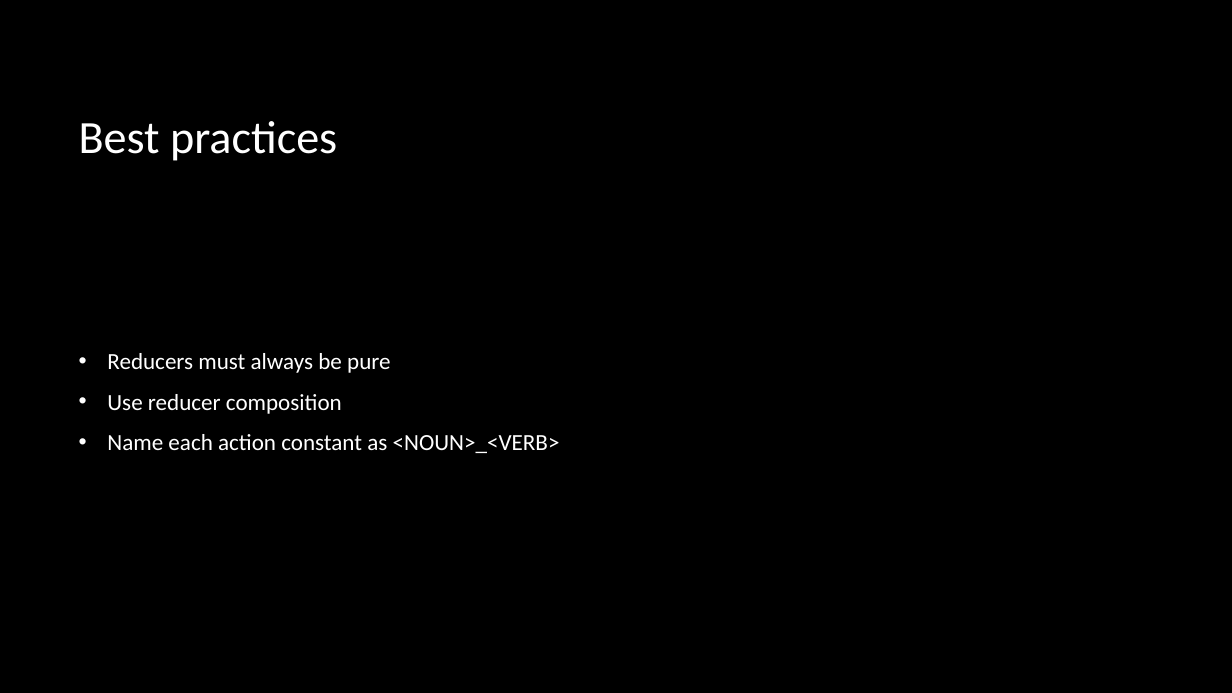
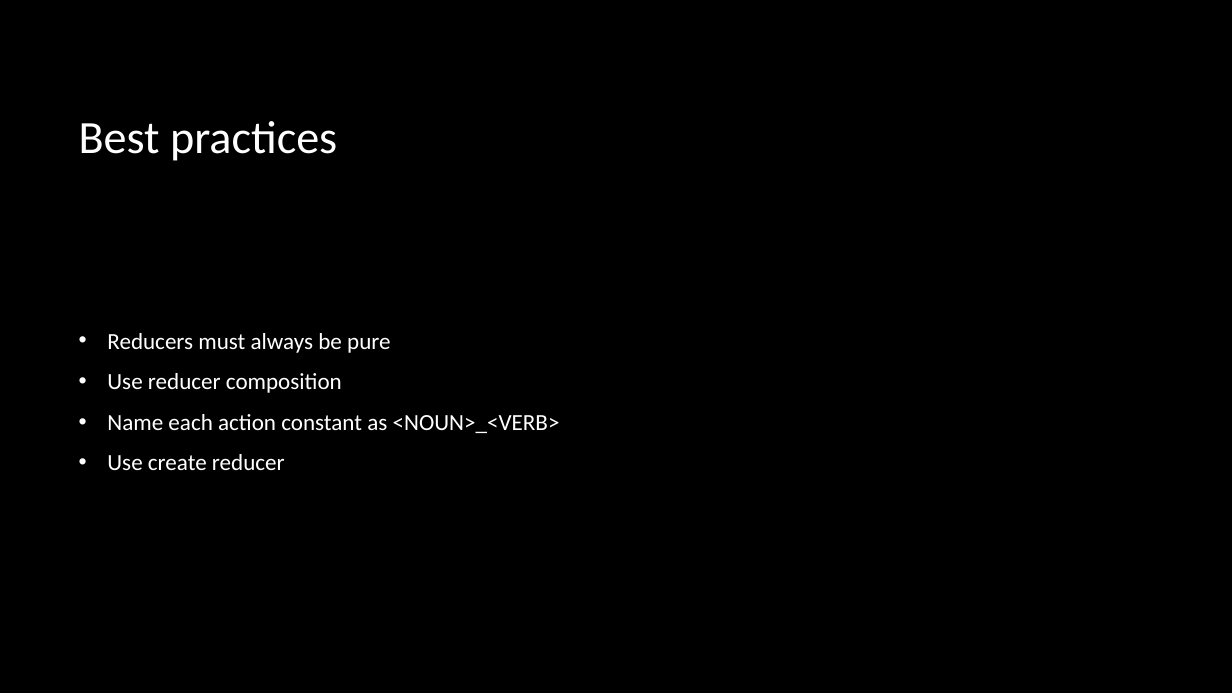
Before and after one commit to Alexpittendrigh/Talks, a slide deck: slide 14 of Redux/Another Redux Talk.pptx. Drawn at 1232x693 pixels with LibreOffice and Linux fonts; fonts in the diff are those of the drawing; background and template pictures are left out. Boxes give left, top, right and bottom in pixels: in the first picture for what was removed or moved away, otherwise in the second. Text is boxed around its words. In the diff, an @@ line names an element or a change of style, - is before the commit and + after.

Commit message:
added qa

```diff
--- a/Redux/Another Redux Talk.pptx
+++ b/Redux/Another Redux Talk.pptx
@@ text at bbox=[107, 454, 285, 470]: paragraph added @@
+• Use create reducer
```
Also in this commit, not shown: 2 slides added.
